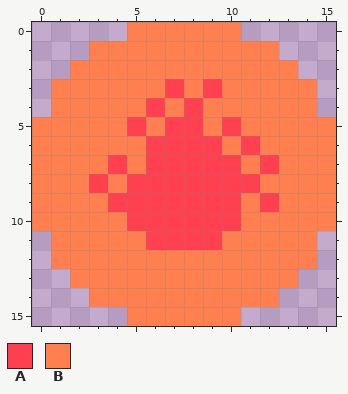
Two states of a pixel-art file, assets/fire_icon.aseprite. That is the earlier state.
16x16 pixels, 1 frame.
Palette (. is transparent): A #ff4050  B #ff7f50
Pixels before, first column x 0:
 0 .....BBBBBB.....
 1 ...BBBBBBBBBB...
 2 ..BBBBBBBBBBBB..
 3 .BBBBBBABABBBBB.
 4 .BBBBBABABBBBBB.
 5 BBBBBABAABABBBBB
 6 BBBBBBAAAABABBBB
 7 BBBBABAAAAABABBB
 8 BBBABAAAAAAABBBB
 9 BBBBAAAAAAABABBB
10 BBBBBAAAAAABBBBB
11 .BBBBBAAAABBBBB.
12 .BBBBBBBBBBBBBB.
13 ..BBBBBBBBBBBB..
14 ...BBBBBBBBBB...
15 .....BBBBBB.....
Now the later version:
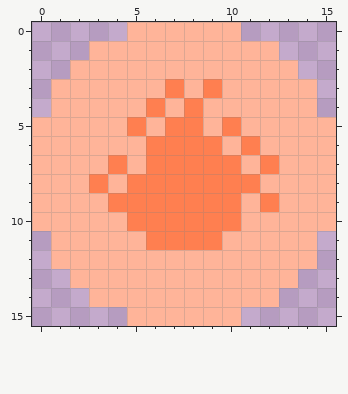
What changed:
{"colour":"A","old":"#ff4050","new":"#ff7f50"}
{"colour":"B","old":"#ff7f50","new":"#ffb499"}
{"label":"changed","picture_box":[32,22,336,326]}
